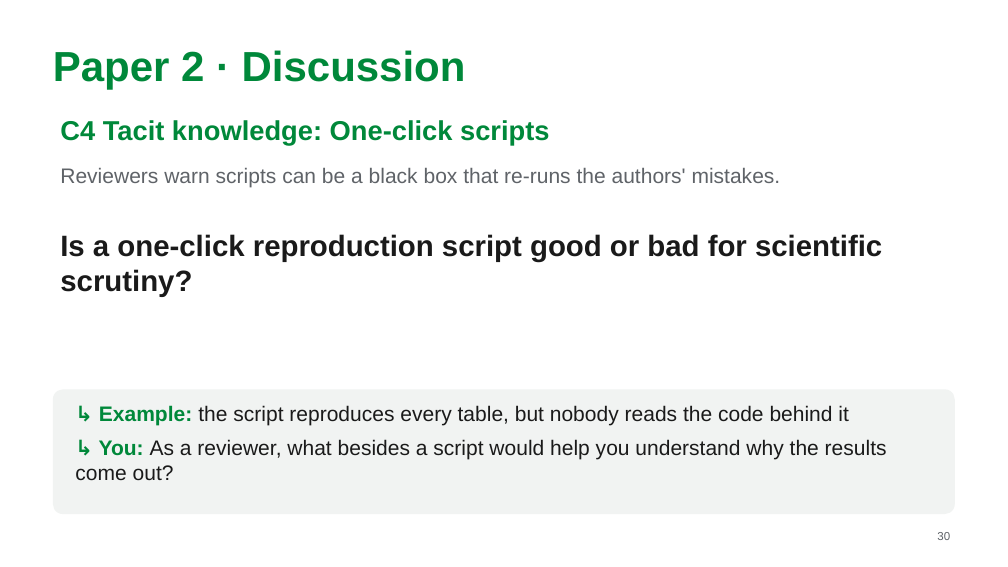
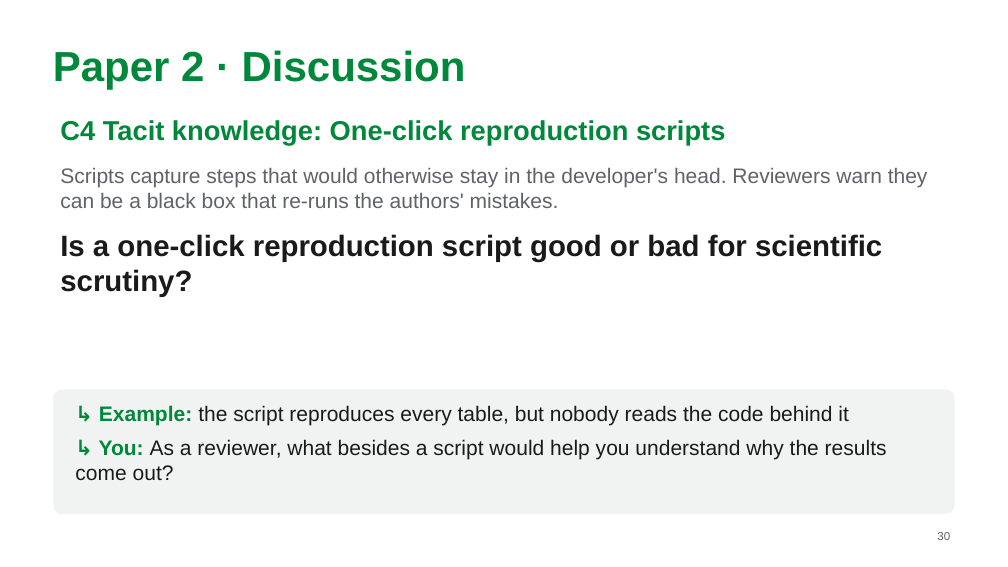
Before and after one commit to MarkAndreDuesing/Reprod_Docs_And_Notes, a slide deck: slide 30 of Vorl_2/slides/lecture2-team-paper2.pptx. Drawn at 1008x567 pixels with LibreOffice and Linux fonts; fonts in the diff are those of the drawing. Boxes give left, top, right and bottom in pixels: in the first picture for what was removed or moved away, otherwise in the second. Text is boxed around its words. In the diff, an @@ line names an element or a change of style, - is before the commit and + after.

```diff
--- a/Vorl_2/slides/lecture2-team-paper2.pptx
+++ b/Vorl_2/slides/lecture2-team-paper2.pptx
@@ text at (x1=60, y1=120, x2=725, y2=145): text changed @@
-C4 Tacit knowledge: One-click scripts
+C4 Tacit knowledge: One-click reproduction scripts
@@ text at (x1=60, y1=168, x2=928, y2=208): text changed @@
-Reviewers warn scripts can be a black box that re-runs the authors' mistakes.
+Scripts capture steps that would otherwise stay in the developer's head. Reviewers warn they can be a black box that re-runs the authors' mistakes.
```
Also in this commit, not shown: 7 other slides changed, 2 other files.
